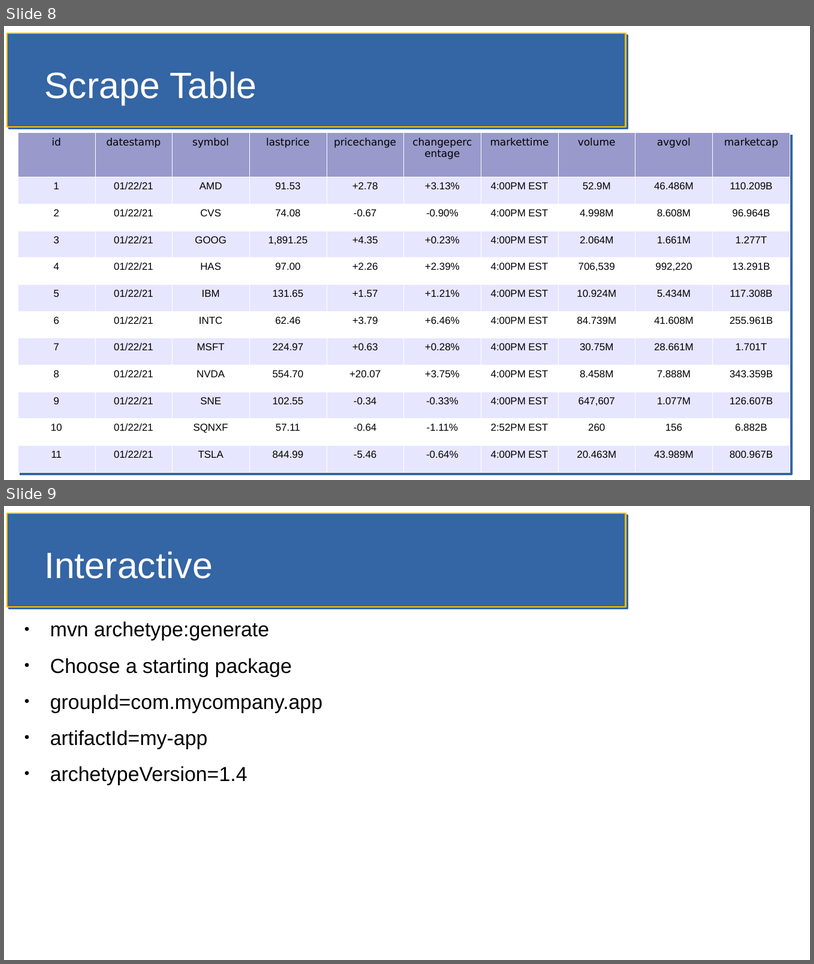
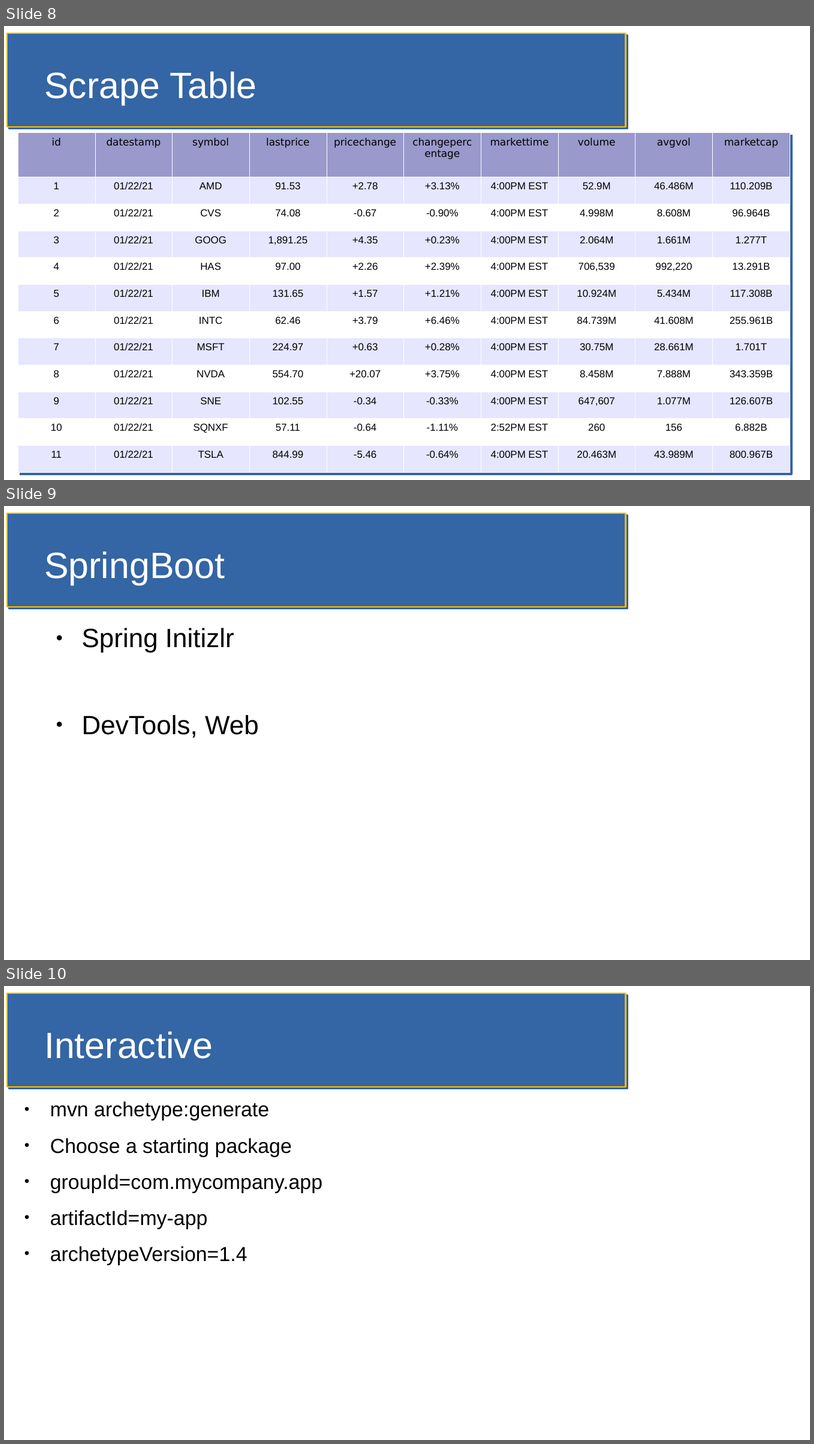
Before and after one commit to jfdoyle3/maven_class, a slide deck: slides/maven.odp. Shown one above the other, each under a label of ours: slides 8 and 9 before the commit, slides 8, 9 and 10 after it. The pictures are 814x964 and 814x1444 pixels, drawn with LibreOffice and Linux fonts; fonts in the diff are those of the drawing. Boxes give left, top, right and bottom in pixels: in the first picture for what was removed or moved away, otherwise in the second. Text is boxed around its words. In the diff, an @@ line names an element or a change of style, - is before the commit and + after.

Commit message:
added springboot slide

```diff
--- a/slides/maven.odp
+++ b/slides/maven.odp
@@ slide 9 added at [4, 506, 810, 960], background #FFFFFF; not listed: 1 template element that a slide beside it also shows @@
@@ title added at [44, 552, 225, 585], 36 pt, text #FFFFFF @@
+SpringBoot
@@ text added at [82, 628, 259, 738], 26 pt, text #000000 @@
+● Spring Initizlr
+● DevTools, Web
@@ what was slide 9 is now slide 10 @@
```
Also in this commit, not shown: 1 other file.
